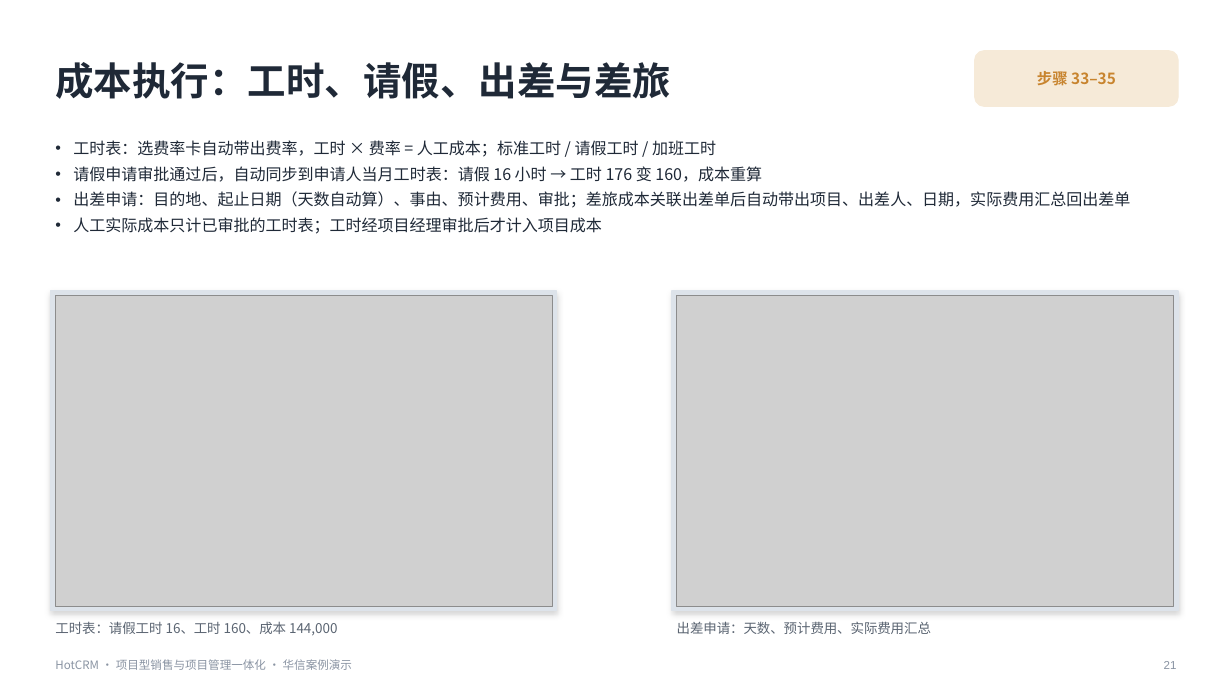
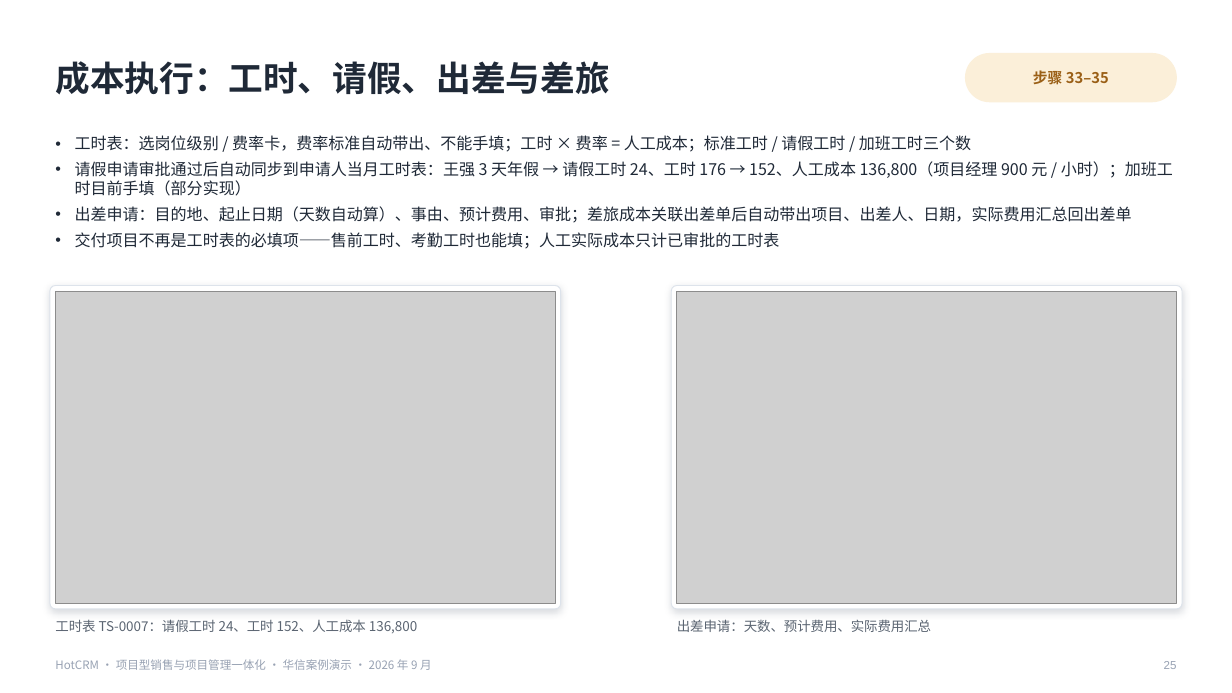
Before and after one commit to sunhaolin/hotcrm, a slide deck: slide 25 of docs/demo/psa-presales/客户汇报-华信案例.pptx (slide 21 before the commit). Drawn at 1232x693 pixels with LibreOffice and Linux fonts; fonts in the diff are those of the drawing; grey boxes stand for pictures. Boxes give left, top, right and bottom in pixels: in the first picture for what was removed or moved away, otherwise in the second. Text is boxed around its words. In the diff, an @@ line names an element or a change of style, - is before the commit and + after.

```diff
--- a/docs/demo/psa-presales/客户汇报-华信案例.pptx
+++ b/docs/demo/psa-presales/客户汇报-华信案例.pptx
@@ text "成本执行：工时、请假、出差与差旅" at box(55, 61, 609, 95): size 30 to 27 pt @@
@@ text "步骤 33–35" at box(1033, 70, 1109, 84): size 12 to 11.5 pt, text colour #C8842E to #9A5F16 @@
@@ rounded rectangle: place and size @@
-rounded rectangle at box(975, 51, 1178, 106)
+rounded rectangle at box(966, 54, 1177, 102)
@@ rounded rectangle at box(966, 54, 1177, 102): fill #F6EAD8 to #FBEFD9; outline #F6EAD8 1 pt to #FBEFD9 1 pt; proportions changed @@
@@ text at box(75, 135, 1173, 196): text changed @@
-• 工时表：选费率卡自动带出费率，工时 × 费率 = 人工成本；标准工时 / 请假工时 / 加班工时
-• 请假申请审批通过后，自动同步到申请人当月工时表：请假 16 小时 → 工时 176 变 160，成本重算
+• 工时表：选岗位级别 / 费率卡，费率标准自动带出、不能手填；工时 × 费率 = 人工成本；标准工时 / 请假工时 / 加班工时三个数
+• 请假申请审批通过后自动同步到申请人当月工时表：王强 3 天年假 → 请假工时 24、工时 176 → 152、人工成本 136,800（项目经理 900 元 / 小时）；加班工时目前手填（部分实现）
@@ text at box(75, 206, 1132, 223): indent changed @@
@@ text at box(75, 232, 780, 249): text changed @@
-• 人工实际成本只计已审批的工时表；工时经项目经理审批后才计入项目成本
+• 交付项目不再是工时表的必填项——售前工时、考勤工时也能填；人工实际成本只计已审批的工时表
@@ rounded rectangle added at box(50, 286, 561, 609), fill #FFFFFF, outline #DDE3EB 0.75 pt @@
@@ rectangle removed at box(51, 291, 557, 611) @@
@@ picture: place and size @@
-picture at box(55, 296, 553, 606)
+picture at box(55, 291, 555, 604)
@@ rounded rectangle added at box(671, 286, 1182, 609), fill #FFFFFF, outline #DDE3EB 0.75 pt @@
@@ rectangle removed at box(672, 291, 1178, 611) @@
@@ picture: place and size @@
-picture at box(677, 296, 1174, 606)
+picture at box(677, 291, 1177, 604)
@@ text at box(55, 619, 417, 633): text changed @@
-工时表：请假工时 16、工时 160、成本 144,000
+工时表 TS-0007：请假工时 24、工时 152、人工成本 136,800
@@ text at box(55, 659, 432, 670): text changed; text colour #8A94A3 to #98A2B3 @@
-HotCRM · 项目型销售与项目管理一体化 · 华信案例演示
+HotCRM · 项目型销售与项目管理一体化 · 华信案例演示 · 2026 年 9 月
@@ text at box(1164, 661, 1177, 669): text changed; text colour #8A94A3 to #98A2B3 @@
-21
+25
```
Also in this commit, not shown: 31 other slides changed, 3 slides added, 49 other files.
